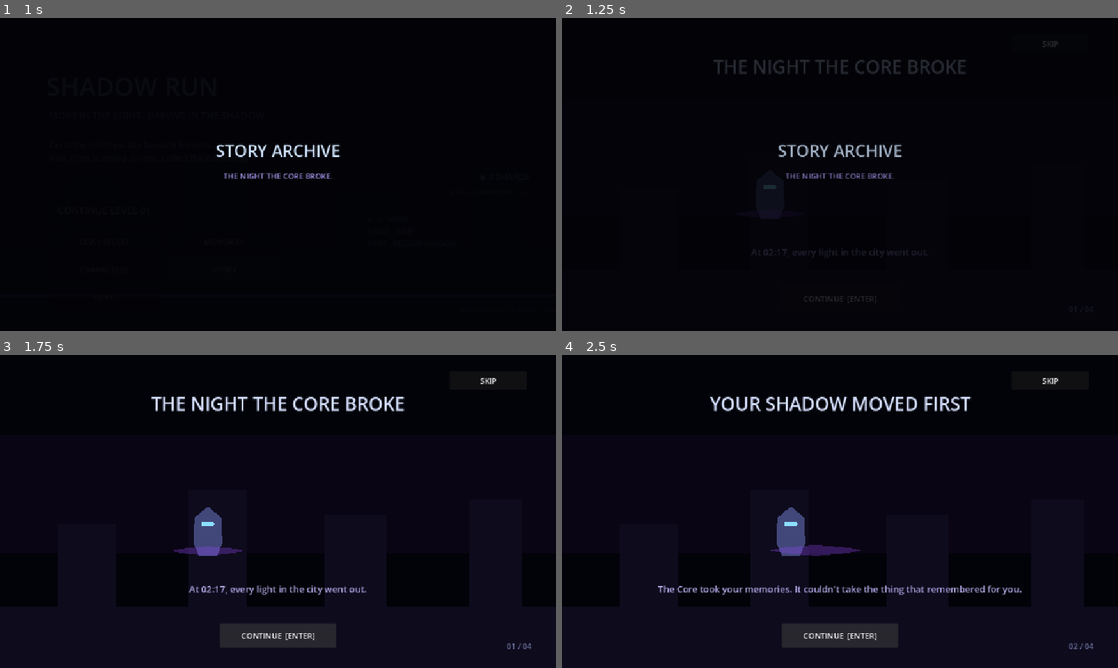
Above: before the commit, frames 1-4 (two rows, left to right).
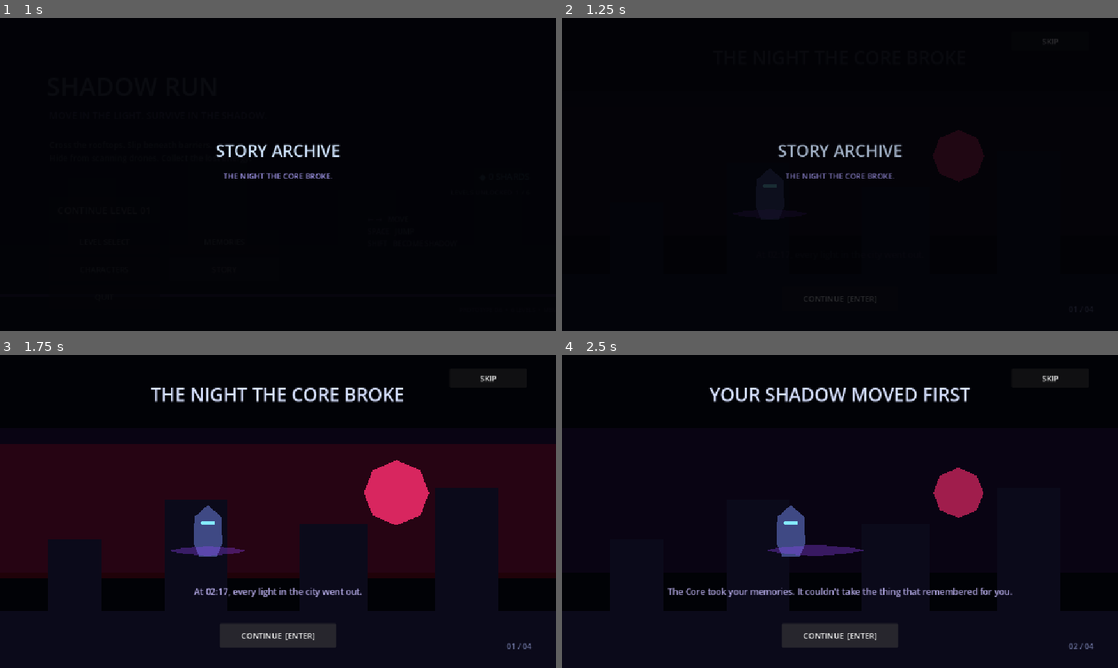
Above: after the commit, the same moments.

Repository: Yass29/shadow-run
Game: Godot game, scene res://main_menu.tscn
Same seed, same stepped clock (60 frames per second), same inputs: the game is played once before the commit and once after it.
Inputs:
- Up to frame 1 (1 s): click "STORY" at 0.5 s
- Up to frame 2 (1.25 s): no input
- Up to frame 3 (1.75 s): click "CONTINUE [ENTER]" at 1.25 s
- Up to frame 4 (2.5 s): click "CONTINUE [ENTER]" at 2 s

Frame 1 is identical in both runs. In frame 2, 1.9% of the frame differs, in the area x 27-90%, y 6-77%; in frame 3, 32%, in the area x 0-100%, y 6-78%; in frame 4, 4.3%.
Error before the commit: Invalid assignment of property or key 'position' with value of type 'Vector2' on a base object of type 'null instance'. (res://story_intro.gd:56)

Commit message:
Rebuild intro cinematic visuals

Diff:
--- a/story_intro.tscn
+++ b/story_intro.tscn
@@ -18,58 +18,114 @@
 anchor_bottom = 1.0
 grow_horizontal = 2
 grow_vertical = 2
-color = Color(0.01, 0.012, 0.035, 1)
+color = Color(0.006, 0.008, 0.025, 1)
 
 [node name="SkyGlow" type="ColorRect" parent="."]
 offset_left = 0.0
-offset_top = 165.0
+offset_top = 150.0
 offset_right = 1150.0
-offset_bottom = 410.0
-color = Color(0.05, 0.025, 0.095, 0.75)
+offset_bottom = 450.0
+color = Color(0.045, 0.02, 0.09, 0.78)
+
+[node name="AlarmBand" type="ColorRect" parent="."]
+offset_left = 0.0
+offset_top = 185.0
+offset_right = 1150.0
+offset_bottom = 460.0
+color = Color(0.55, 0.02, 0.08, 0)
 
 [node name="City" type="Polygon2D" parent="."]
-polygon = PackedVector2Array(0, 520, 120, 520, 120, 350, 240, 350, 240, 520, 390, 520, 390, 280, 510, 280, 510, 520, 670, 520, 670, 330, 800, 330, 800, 520, 970, 520, 970, 300, 1080, 300, 1080, 520, 1150, 520, 1150, 647, 0, 647)
-color = Color(0.055, 0.045, 0.115, 1)
+polygon = PackedVector2Array(0, 530, 100, 530, 100, 380, 210, 380, 210, 530, 340, 530, 340, 300, 470, 300, 470, 530, 620, 530, 620, 350, 760, 350, 760, 530, 900, 530, 900, 275, 1030, 275, 1030, 530, 1150, 530, 1150, 647, 0, 647)
+color = Color(0.045, 0.04, 0.105, 1)
 
 [node name="Scene" type="Node2D" parent="."]
 
+[node name="Core" type="Polygon2D" parent="Scene"]
+position = Vector2(820, 285)
+polygon = PackedVector2Array(0, -52, 38, -36, 52, 0, 38, 36, 0, 52, -38, 36, -52, 0, -38, -36)
+color = Color(1, 0.18, 0.44, 0.82)
+
 [node name="Hero" type="Polygon2D" parent="Scene"]
-position = Vector2(380, 350)
-polygon = PackedVector2Array(0, -52, 28, -28, 30, 25, 18, 50, -18, 50, -30, 25, -28, -28)
-color = Color(0.26, 0.28, 0.48, 1)
+position = Vector2(430, 365)
+polygon = PackedVector2Array(0, -55, 28, -30, 30, 24, 18, 52, -18, 52, -30, 24, -28, -30)
+color = Color(0.25, 0.29, 0.52, 1)
 
 [node name="Eye" type="Polygon2D" parent="Scene/Hero"]
-polygon = PackedVector2Array(-12, -20, 12, -20, 14, -16, 12, -12, -12, -12, -14, -16)
-color = Color(0.55, 0.88, 1, 1)
+polygon = PackedVector2Array(-13, -21, 13, -21, 15, -17, 13, -13, -13, -13, -15, -17)
+color = Color(0.52, 0.92, 1, 1)
 
 [node name="Shadow" type="Polygon2D" parent="Scene"]
-position = Vector2(380, 388)
-scale = Vector2(1, 0.34)
-polygon = PackedVector2Array(0, -32, 54, -15, 74, 0, 54, 15, 0, 32, -54, 15, -74, 0, -54, -15)
-color = Color(0.56, 0.28, 0.95, 0.58)
+position = Vector2(430, 405)
+scale = Vector2(1, 0.3)
+polygon = PackedVector2Array(0, -34, 58, -16, 80, 0, 58, 16, 0, 34, -58, 16, -80, 0, -58, -16)
+color = Color(0.58, 0.26, 0.98, 0.62)
+
+[node name="Drone" type="Node2D" parent="Scene"]
+position = Vector2(1080, 225)
+modulate = Color(1, 1, 1, 0)
+
+[node name="Cone" type="Polygon2D" parent="Scene/Drone"]
+z_index = -1
+position = Vector2(0, 26)
+polygon = PackedVector2Array(-18, 0, 18, 0, 110, 180, -110, 180)
+color = Color(1, 0.12, 0.26, 0.30)
+
+[node name="Body" type="Polygon2D" parent="Scene/Drone"]
+polygon = PackedVector2Array(-35, -14, -18, -28, 18, -28, 35, -14, 28, 12, 14, 22, -14, 22, -28, 12)
+color = Color(0.14, 0.16, 0.28, 1)
+
+[node name="Eye" type="Polygon2D" parent="Scene/Drone"]
+polygon = PackedVector2Array(-12, -4, 12, -4, 16, 0, 12, 4, -12, 4, -16, 0)
+color = Color(1, 0.22, 0.32, 1)
+
+[node name="ShardA" type="Polygon2D" parent="Scene"]
+polygon = PackedVector2Array(0, -14, 10, 0, 0, 14, -10, 0)
+color = Color(0.5, 0.95, 1, 1)
+modulate = Color(1, 1, 1, 0)
+
+[node name="ShardB" type="Polygon2D" parent="Scene"]
+polygon = PackedVector2Array(0, -14, 10, 0, 0, 14, -10, 0)
+color = Color(0.72, 0.50, 1, 1)
+modulate = Color(1, 1, 1, 0)
+
+[node name="ShardC" type="Polygon2D" parent="Scene"]
+polygon = PackedVector2Array(0, -14, 10, 0, 0, 14, -10, 0)
+color = Color(1, 0.42, 0.72, 1)
+modulate = Color(1, 1, 1, 0)
+
+[node name="Flash" type="ColorRect" parent="."]
+layout_mode = 1
+anchors_preset = 15
+anchor_right = 1.0
+anchor_bottom = 1.0
+grow_horizontal = 2
+grow_vertical = 2
+mouse_filter = 2
+color = Color(0.75, 0.90, 1, 0)
 
 [node name="Title" type="Label" parent="."]
-offset_left = 92.0
-offset_top = 74.0
+offset_left = 90.0
+offset_top = 55.0
 offset_right = 1060.0
-offset_bottom = 134.0
+offset_bottom = 115.0
 theme_override_colors/font_color = Color(0.84, 0.88, 1, 1)
 theme_override_font_sizes/font_size = 38
 text = "THE NIGHT THE CORE BROKE"
 horizontal_alignment = 1
 
 [node name="StoryText" type="Label" parent="."]
-offset_left = 165.0
-offset_top = 470.0
-offset_right = 985.0
-offset_bottom = 525.0
-theme_override_colors/font_color = Color(0.70, 0.66, 0.9, 1)
-theme_override_font_sizes/font_size = 19
-text = "The city lost its light. You lost something else."
+offset_left = 150.0
+offset_top = 476.0
+offset_right = 1000.0
+offset_bottom = 535.0
+theme_override_colors/font_color = Color(0.72, 0.68, 0.92, 1)
+theme_override_font_sizes/font_size = 18
+text = "At 02:17, every light in the city went out."
 horizontal_alignment = 1
+autowrap_mode = 2
 
 [node name="Counter" type="Label" parent="."]
-offset_left = 1020.0
+offset_left = 1015.0
 offset_top = 590.0
 offset_right = 1100.0
 offset_bottom = 620.0
@@ -87,7 +143,7 @@
 
 [node name="Skip" type="Button" parent="."]
 offset_left = 930.0
-offset_top = 34.0
+offset_top = 28.0
 offset_right = 1090.0
-offset_bottom = 72.0
+offset_bottom = 68.0
 text = "SKIP"
